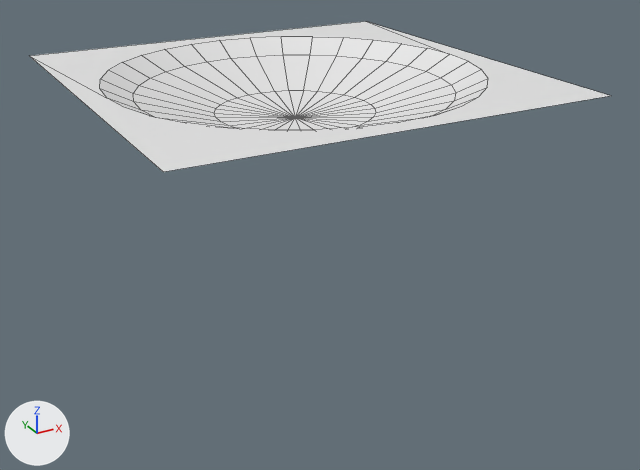
Renders of the Blender file Pumpkin Rolling/Assets/Art/Models/saucerb.blend from each side of a commit.
Before and after are seen from a 50 mm camera at (-18.7, -36.5, 9.8) aimed at (1.0, -0.6, -8.2). Every picture has the same lights, and +X, +Y and +Z are marked at lower left. Mesh edges are drawn as thin lines.
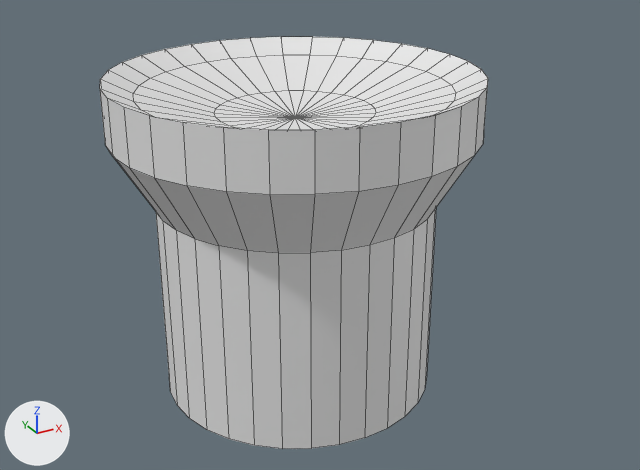
Pixel boxes (x1, y1, x2, y2) of what changed, in the pictures (640 x 470 px):
'Sphere', reshaped (33% narrower, 172% taller): before (30, 21, 610, 172); after (100, 37, 488, 449)
part 1 of me_sphere, built on: before (30, 21, 610, 172); after (100, 88, 487, 449)

The change in detail:
me_sphere is used by ob_sphere; location (0.0, 0.0, 16.22); scale (-19.6, -19.6, -18.3).
me_sphere had 101 vertices, 98 faces and spanned x -0.511..0.511, y -0.511..0.511, z 0.885..1.0.
me_sphere now has 193 vertices, 193 faces and spans x -0.456..0.456, y -0.456..0.456, z 0.885..1.765.
Part 1, on me_sphere:
4 vertices are removed from x -0.511..0.511, y -0.511..0.511, z 0.885.
2 faces are deleted.
32 vertices are added at x -0.352..0.352, y -0.352..0.352, z 1.214.
32 new vertices lie (0.0, 0.0, 0.142) away from vertices in x -0.456..0.456, y -0.456..0.456, z 0.885.
32 new vertices lie (0.0, 0.0, 0.551) away from vertices in x -0.352..0.352, y -0.352..0.352, z 1.214.
97 new faces join them.
